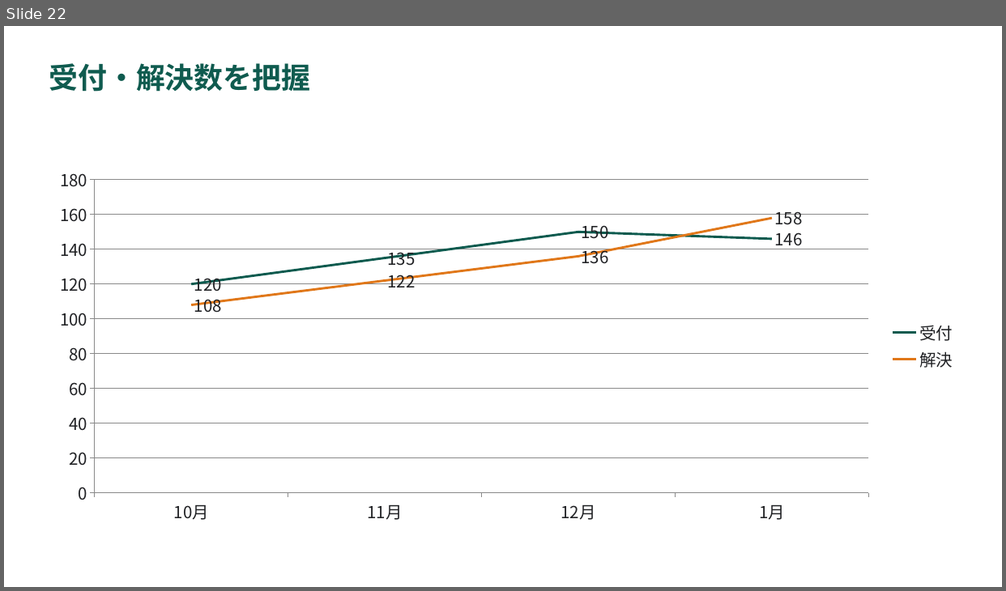
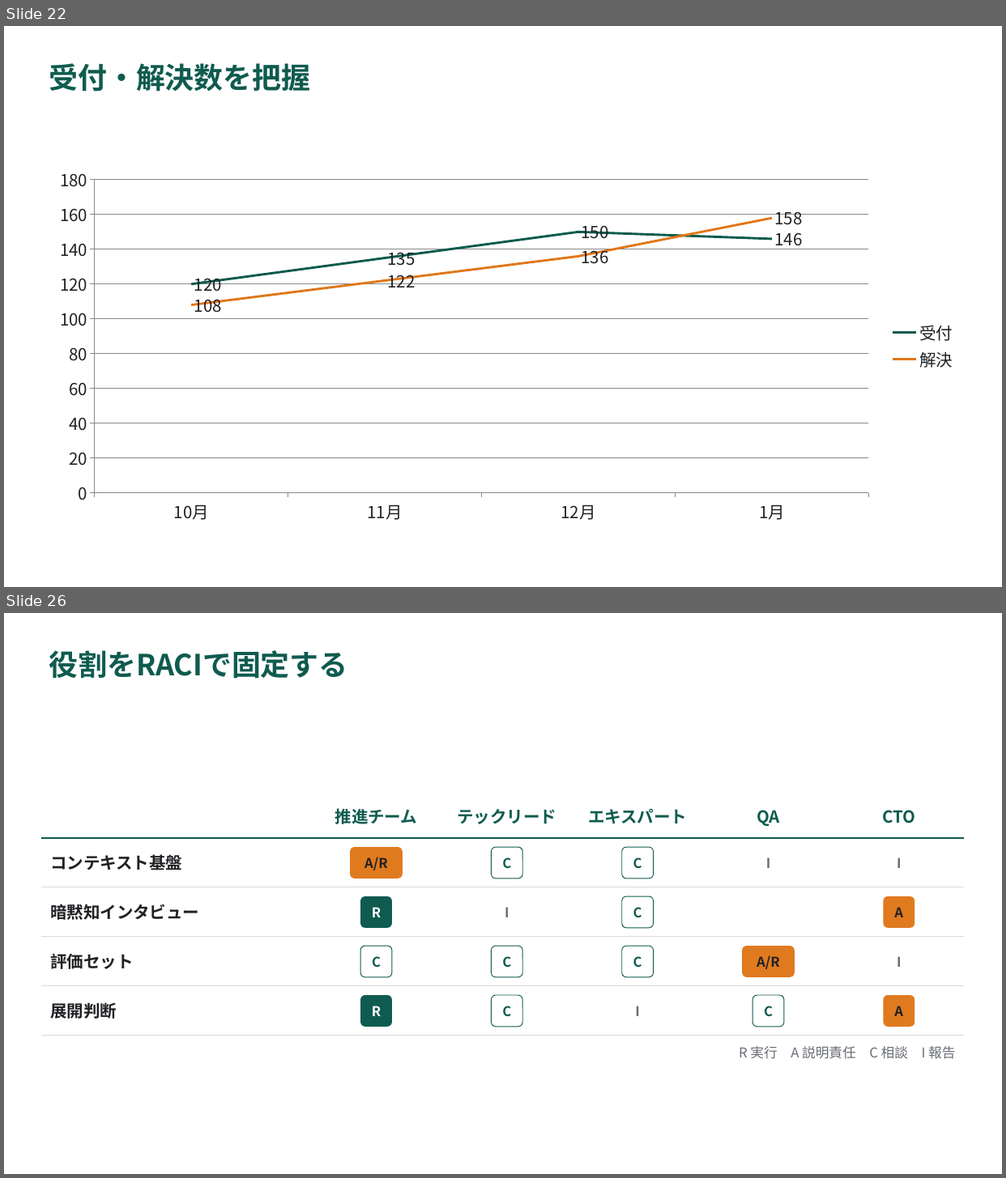
Before and after one commit to YHirano7/Artifacts, a slide deck: skills/pptx-deck/examples/component-gallery/component-gallery.pptx. Shown one above the other, each under a label of ours: slide 22 before the commit, slides 22 and 26 after it; the slides between them are not shown. The pictures are 1006x591 and 1006x1178 pixels, drawn with LibreOffice and Linux fonts; fonts in the diff are those of the drawing. Boxes give left, top, right and bottom in pixels: in the first picture for what was removed or moved away, otherwise in the second. Text is boxed around its words. In the diff, an @@ line names an element or a change of style, - is before the commit and + after.

```diff
--- a/skills/pptx-deck/examples/component-gallery/component-gallery.pptx
+++ b/skills/pptx-deck/examples/component-gallery/component-gallery.pptx
@@ slide 26 added at (x1=4, y1=613, x2=1002, y2=1174), background #FFFFFF @@
@@ title added at (x1=49, y1=650, x2=347, y2=679), 28 pt, text #0F5B4F, bold @@
+役割をRACIで固定する
@@ text added at (x1=335, y1=808, x2=418, y2=824), 16 pt, text #0F5B4F, bold @@
+推進チーム
@@ text added at (x1=457, y1=809, x2=556, y2=824), 16 pt, text #0F5B4F, bold @@
+テックリード
@@ text added at (x1=588, y1=809, x2=687, y2=824), 16 pt, text #0F5B4F, bold @@
+エキスパート
@@ text added at (x1=756, y1=810, x2=780, y2=826), 16 pt, text #0F5B4F, bold @@
+QA
@@ text added at (x1=882, y1=810, x2=915, y2=824), 16 pt, text #0F5B4F, bold @@
+CTO
@@ line added from (41, 838) to (965, 838), #0F5B4F 1.5 pt @@
@@ group added at (x1=50, y1=847, x2=901, y2=879): 3 texts, 3 rounded rectangles @@
+コンテキスト基盤
+A/R
+C
+C
+I
+I
@@ line added from (41, 888) to (965, 888), #D9D9D9 0.75 pt @@
@@ group added at (x1=50, y1=897, x2=915, y2=928): 3 rounded rectangles, 2 texts @@
+暗黙知インタビュー
+R
+I
+C
+A
@@ line added from (41, 937) to (965, 937), #D9D9D9 0.75 pt @@
@@ group added at (x1=50, y1=946, x2=901, y2=977): 4 rounded rectangles, 2 texts @@
+評価セット
+C
+C
+C
+A/R
+I
@@ line added from (41, 986) to (965, 986), #D9D9D9 0.75 pt @@
@@ group added at (x1=50, y1=995, x2=915, y2=1027): 4 rounded rectangles, 2 texts @@
+展開判断
+R
+C
+I
+C
+A
@@ line added from (41, 1036) to (965, 1036), #D9D9D9 0.75 pt @@
@@ text added at (x1=739, y1=1046, x2=955, y2=1059), 13 pt, text #696C76 @@
+R 実行 A 説明責任 C 相談 I 報告
```
Also in this commit, not shown: 10 other slides added, 26 other files.
